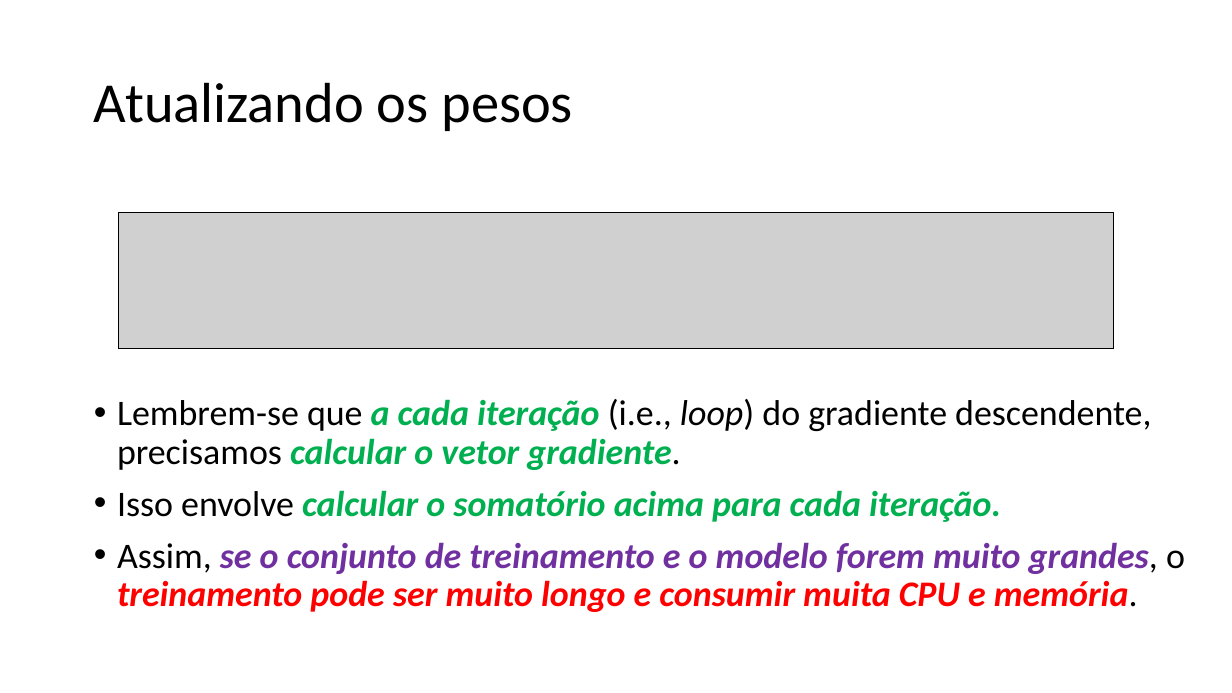
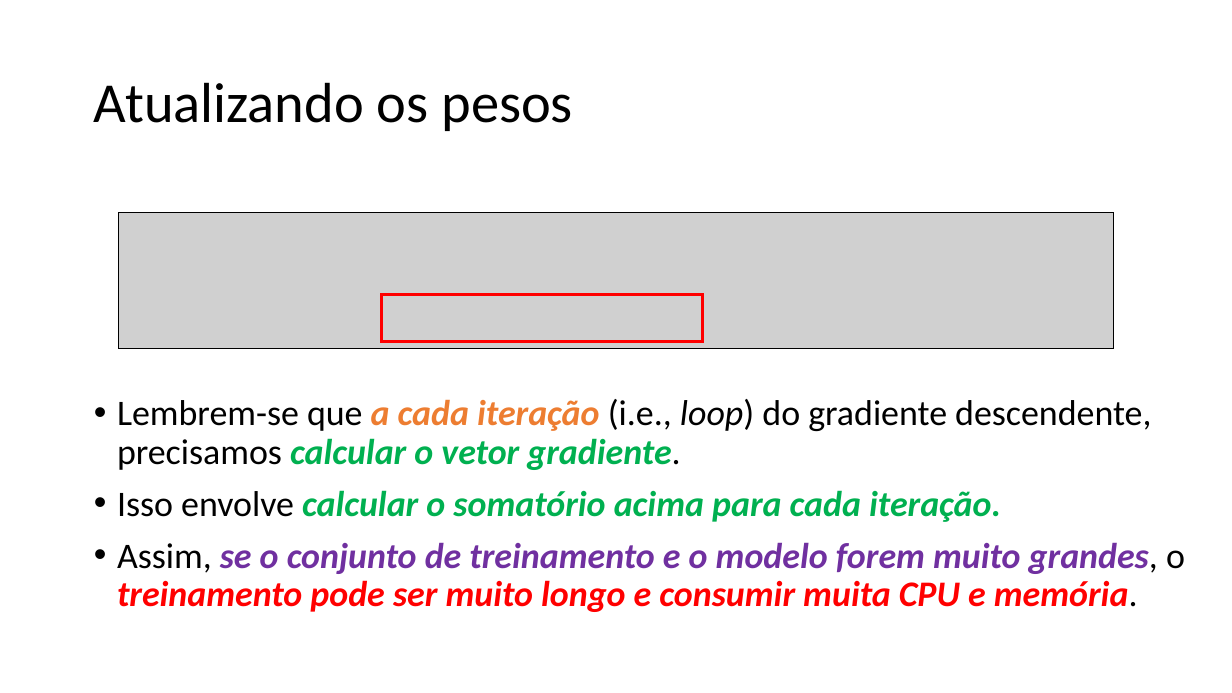
Before and after one commit to zz4fap/t319_aprendizado_de_maquina, a slide deck: slide 27 of slides/T319_Regressão_Linear (Parte II).pptx. Drawn at 1232x693 pixels with LibreOffice and Linux fonts; fonts in the diff are those of the drawing; grey boxes stand for pictures. Boxes give left, top, right and bottom in pixels: in the first picture for what was removed or moved away, otherwise in the second. Text is boxed around its words. In the diff, an @@ line names an element or a change of style, - is before the commit and + after.

```diff
--- a/slides/T319_Regressão_Linear (Parte II).pptx
+++ b/slides/T319_Regressão_Linear (Parte II).pptx
@@ rectangle added at box(382, 295, 703, 342), outline #FF0000 2.25 pt @@
@@ text at box(117, 399, 1151, 470): text colour #00B050 to #ED7D31 in "a cada iteração" @@
```
Also in this commit, not shown: 6 other slides changed, 1 slide added, 3 other files.
